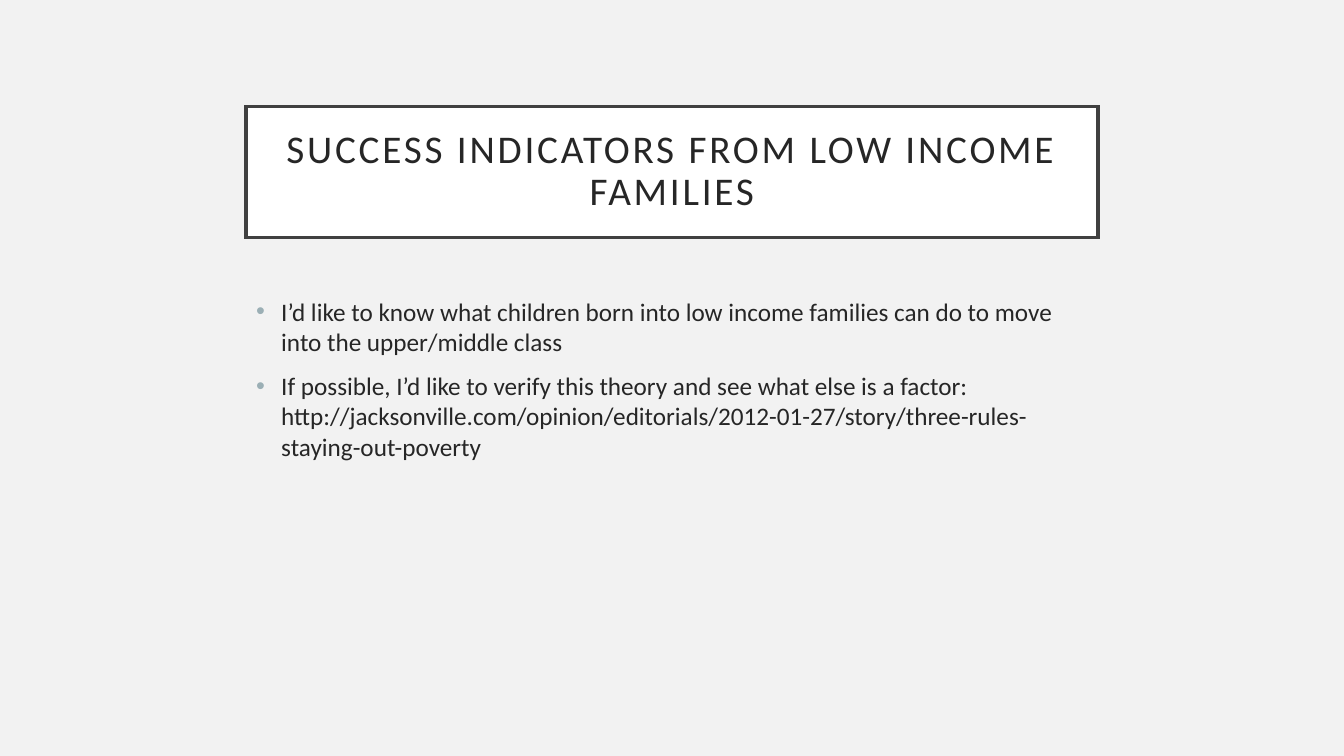
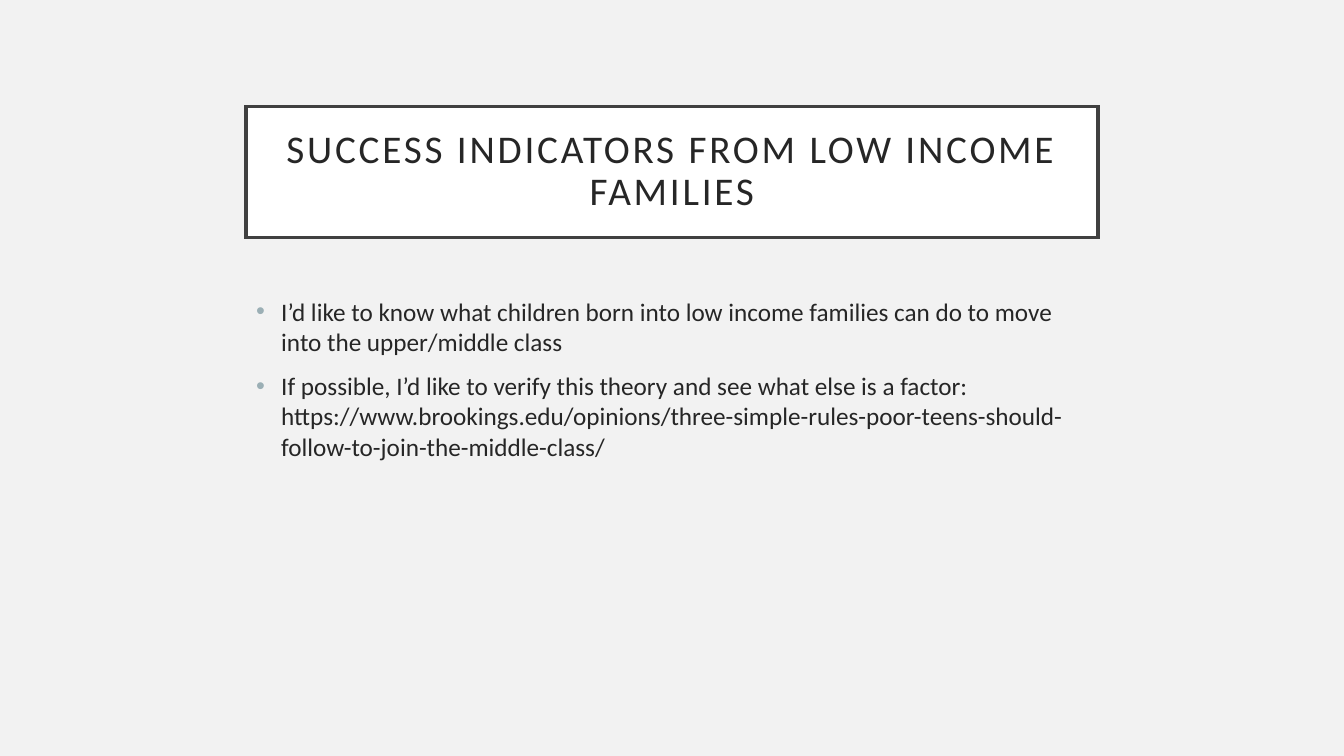
Before and after one commit to cspalding93/dat-sf-37, a slide deck: slide 2 of projects/final-projects/01-lightning-talk/FinalProjectIdeas.pptx. Drawn at 1344x756 pixels with LibreOffice and Linux fonts; fonts in the diff are those of the drawing. Boxes give left, top, right and bottom in pixels: in the first picture for what was removed or moved away, otherwise in the second. Text is boxed around its words. In the diff, an @@ line names an element or a change of style, - is before the commit and + after.

```diff
--- a/projects/final-projects/01-lightning-talk/FinalProjectIdeas.pptx
+++ b/projects/final-projects/01-lightning-talk/FinalProjectIdeas.pptx
@@ text at <box>281,377,1062,461</box>: text changed @@
-• If possible, I’d like to verify this theory and see what else is a factor: http://jacksonville.com/opinion/editorials/2012-01-27/story/three-rules-staying-out-poverty
+• If possible, I’d like to verify this theory and see what else is a factor: https://www.brookings.edu/opinions/three-simple-rules-poor-teens-should-follow-to-join-the-middle-class/
```
Also in this commit, not shown: 1 other slide changed, 10 other files.
